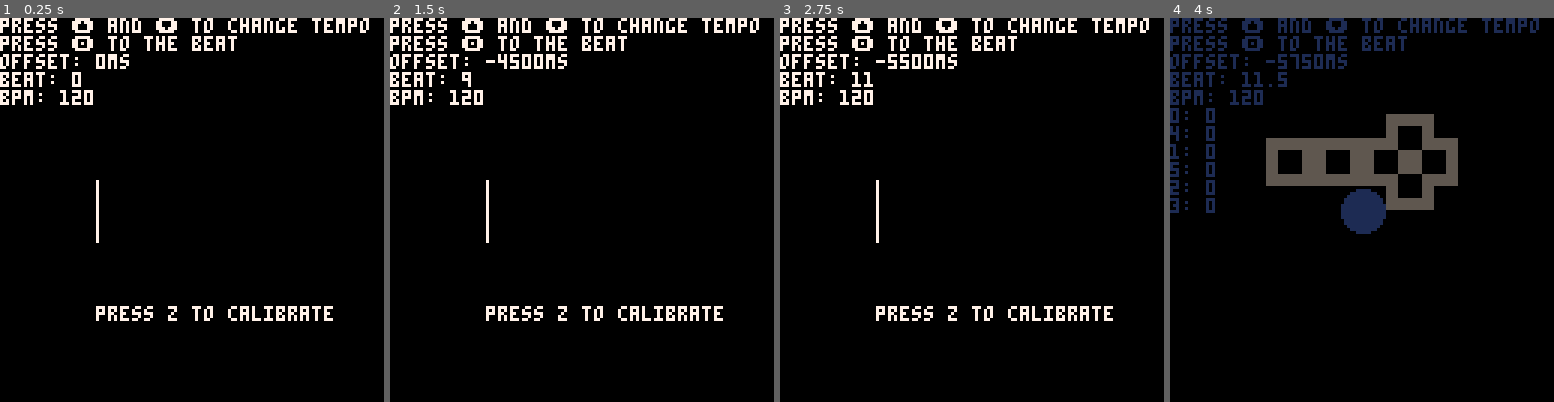
Above: before the commit, frames 1-4 (left to right).
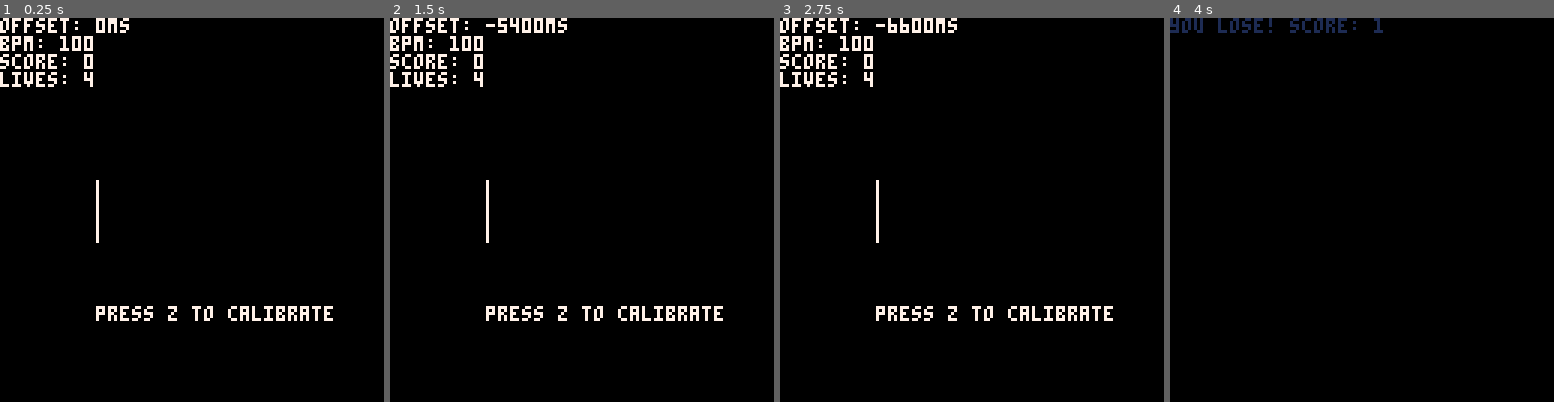
Above: after the commit, the same moments.

Repository: Bakawy/Pico_Games
Game: PICO-8 cartridge beat_game.p8
Two runs of this game, one before a commit and one after it. Both use one fixed random seed, a clock stepped at 60 frames per second and the inputs below.
Inputs:
- Up to frame 1 (0.25 s): no input
- Up to frame 2 (1.5 s): tap X (X key) at 0.33, 1.07 s; tap O (Z key) at 0.7 s
- Up to frame 3 (2.75 s): hold Right 1.6-2.1 s; tap O (Z key) at 1.7, 2.1, 2.5 s; tap X (X key) at 1.85 s; hold Up 2.15-2.42 s; hold Right from 2.47 s (still down)
- Up to frame 4 (4 s): tap O (Z key) at 2.9, 3.3, 3.7 s; tap X (X key) at 2.97 s; release Right at 3.03 s; hold Left 3.08-3.58 s; hold Down 3.63-3.97 s

The runs differ from the first frame. In frame 1, 3.5% of the frame differs, in the area x 0-97%, y 0-23%; in frame 2, 3.6%; in frame 3, 3.6%; in frame 4, 11%, in the area x 0-97%, y 0-57%.

Commit message:
added looping

Diff:
--- a/beat_game.p8
+++ b/beat_game.p8
@@ -15,7 +15,7 @@
     X=5
 
     -- Timing system
-    spd = 15
+    spd = 18
     bpm = 1800/spd
     beatlength = 60/bpm
     maxpulse = 360
@@ -25,6 +25,9 @@
 	song = 0
     music_change=false
 
+    score=0
+    lives=4
+
 
 	setspd(spd)
 	music(song)
@@ -40,7 +43,7 @@
     input_offset = 0
 
     -- Game elements
-
+    temptext={}
     scheduled_sfx = {}
     for i=4,15 do
         add(scheduled_sfx, {beat=i, id=3})
@@ -83,15 +86,15 @@
 
 function _draw()
     cls()
-	print("press ⬆️ and ⬇️ to change tempo")
-	print("press 🅾️ to the beat")
     print("offset: "..flr(input_offset*1000).."ms")
-	print("beat: "..smooth_beat)
-	print("bpm: "..bpm)
+	--print("beat: "..smooth_beat)
+    print("bpm: "..bpm)
+	print("score: "..score)
+    print("lives: "..lives)
     for k,v in pairs(button_color_states) do
         print(k..": "..v)
     end
-
+    drawtext()
     if calibrating then
         draw_calibration()
     else
@@ -125,11 +128,16 @@
 -- game logic
 function checktiming()
     local current_beat = smooth_beat
+    local buffer = 0.3
     for button, state in pairs(button_color_states) do
         if state > 0 then
             state -= 5
         end
         button_color_states[button]=state
+    end
+
+    if checkbeat(24, true) then
+        initgame()
     end
 
     for input in all(expected_inputs) do
@@ -138,41 +146,54 @@
             input.showed = true
         end
 
-        if not input.checked and abs(current_beat - input.beat) <= 1 then
+        if not input.checked and abs(current_beat - input.beat) <= 4 then
             local beat_time = input.beat * beatlength
             local current_time = get_time()
 
             if btnp(input.button) then
                 local time_diff = abs(current_time - beat_time)
-
-                if time_diff <= 0.07 then -- ~1/4 note at 120bpm
+                add(temptext, {words=time_diff, x=32, y=96, len=30})
+                if time_diff <= buffer/2 then -- ~1/4 note at 120bpm
                     timing = 2 -- Perfect
                     input.checked = true
+                    score += timing
 					break
-                elseif time_diff <= 0.15 then
+                elseif time_diff <= buffer then
                     timing = 1 -- Good
                     input.checked = true
+                    score += timing
 					break
                 else
 					sfx(5)
                     timing = 0 -- Bad
+                    lives -= 1
                     input.checked = true
 					break
                 end
             end
 
-            if current_time > beat_time + 0.15 then
+            if current_time > beat_time + buffer then
                 timing = 0 -- Miss
 				sfx(5)
+                lives -= 1
                 input.checked = true
             end
         end
     end
 
+    if lives <= 0 then
+        cls()
+        stop("you lose! score: "..score, 0, 0, 1)
+    end
+
     return timing
 end
 
 function initgame()
+    if score > 0 then
+        spd -= 1
+        setspd(spd)
+    end
 	music(-1)
 	music(1)
     scheduled_sfx = {}
@@ -188,10 +209,12 @@
         [4]=0,--O
         [5]=0,--X
     }
-    playinput(U, 4)
-    playinput(D, 5)
-    playinput(L, 6)
-    playinput(R, 7)
+    local inputs = {0, 1, 2, 3, 4, 5}
+    for i=1,4 do
+        local input = rnd(inputs)
+        del(inputs, input)
+        playinput(input, 3+i)
+    end
     for i in all(expected_inputs) do
         break
         add(scheduled_sfx, {beat=i.beat,id=4})
@@ -358,6 +381,15 @@
     return x * x
 end
 
+function drawtext()
+    for text in all(temptext) do
+        print(text.words, text.x, text.y)
+        text.len -= 1
+        if text.len <= 0 then
+            del(temptext, text)
+        end
+    end
+end
 -->8
 -- audio scheduling
 function check_scheduled_sfx()
Not shown, changed: pages/beat_game.html
Not shown, changed: pages/beat_game.js
